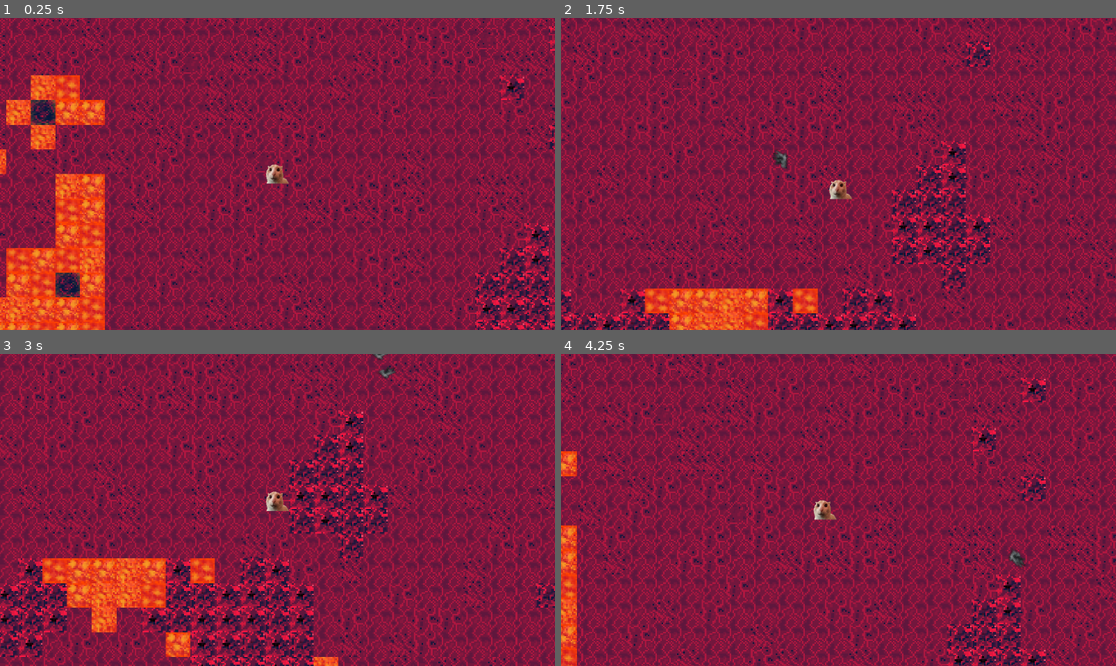
Above: before the commit, frames 1-4 (two rows, left to right).
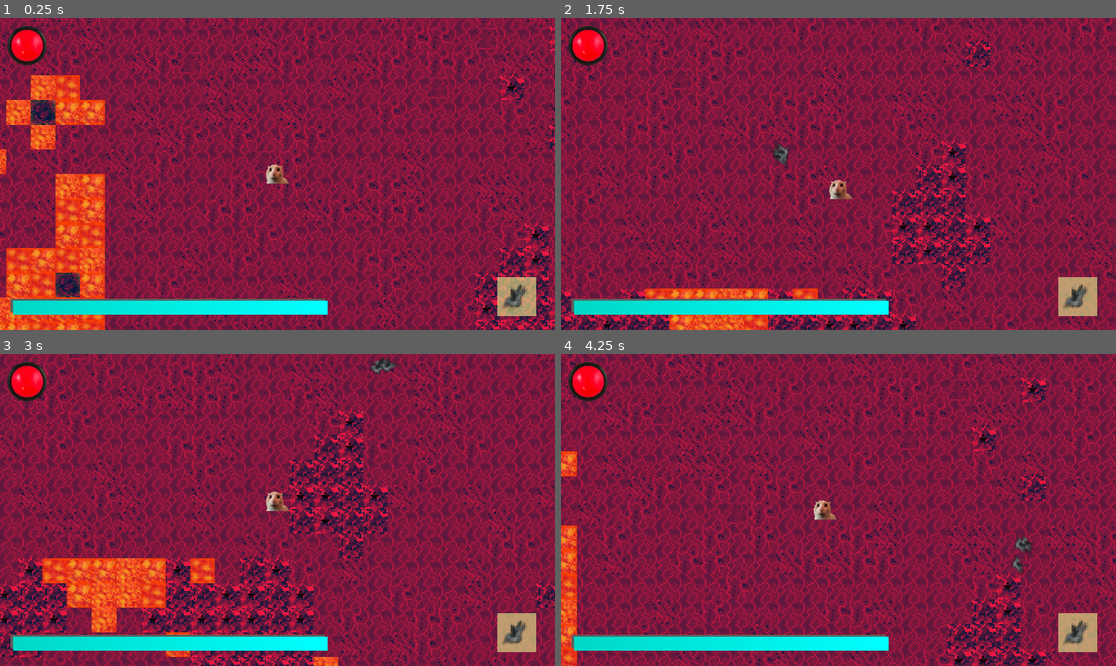
Above: after the commit, the same moments.

Repository: romanpopp/game-jam-2024
Game: Godot game, scene res://main.tscn
The game is run twice, just before and just after one commit, with the same random seed, the same clock (stepped at 60 frames per second) and the same inputs.
Inputs (mouse positions are in pixels of both pictures, inside the frame that each line leads up to):
- Up to frame 1 (0.25 s): no input
- Up to frame 2 (1.75 s): tap Enter at 0.5 s; move the mouse to (960, 158) at 0.52 s; press the mouse at (960, 158) at 0.53 s; hold D (right) 0.53-1.28 s; move the mouse to (727, 189) at 1.27 s; release the mouse at (727, 189) at 1.28 s; hold S (down) from 1.28 s (still down); tap Space (dodge) at 1.35 s; click (727, 189) at 1.55 s
- Up to frame 3 (3 s): move the mouse to (333, 441) at 2.02 s; release S (down) at 2.03 s; press the mouse at (333, 441) at 2.03 s; hold D (right) 2.03-2.78 s; move the mouse to (249, 572) at 2.77 s; release the mouse at (249, 572) at 2.78 s; hold W (up) from 2.78 s (still down); click (249, 572) at 2.85 s
- Up to frame 4 (4.25 s): move the mouse to (1005, 556) at 3.52 s; release W (up) at 3.53 s; hold A (left) from 3.53 s (still down); hold Space (dodge) from 3.53 s (still down); click (1005, 556) at 3.8 s

The runs differ from the first frame. In frame 1, 4.5% of the frame differs, in the area x 1-99%, y 2-99%; in frame 2, 4.7%; in frame 3, 4.8%, in the area x 1-97%, y 0-98%; in frame 4, 4.8%.

Commit message:
Created HUD and some pickups

Diff:
--- a/basicEnemy.tscn
+++ b/basicEnemy.tscn
@@ -1,7 +1,7 @@
 [gd_scene load_steps=4 format=3 uid="uid://bo8tjf50fxawe"]
 
 [ext_resource type="Script" path="res://logic/basicEnemy.gd" id="1_em3u8"]
-[ext_resource type="Texture2D" uid="uid://dn3w5f8qq6cdb" path="res://assets/basicEnemy.png" id="2_vou3f"]
+[ext_resource type="Texture2D" uid="uid://ca2hn7s60bvdc" path="res://assets/enemies/basicEnemy.png" id="2_7brlh"]
 
 [sub_resource type="CircleShape2D" id="CircleShape2D_b1bq4"]
 
@@ -15,7 +15,7 @@
 
 [node name="Sprite2D" type="Sprite2D" parent="."]
 scale = Vector2(1.5, 1.5)
-texture = ExtResource("2_vou3f")
+texture = ExtResource("2_7brlh")
 
 [node name="WanderTime" type="Timer" parent="."]
 
--- /dev/null
+++ b/hud.tscn
@@ -0,0 +1,124 @@
+[gd_scene load_steps=11 format=3 uid="uid://ce8fqxiyibn2"]
+
+[ext_resource type="Script" path="res://logic/hud.gd" id="1_63k8e"]
+[ext_resource type="Texture2D" uid="uid://dxvancaxeg2a7" path="res://assets/blank.png" id="2_i2xxb"]
+[ext_resource type="Texture2D" uid="uid://bp841ahcvx8m3" path="res://assets/particles/lint.png" id="2_yr4c4"]
+[ext_resource type="Texture2D" uid="uid://rh7roivymexv" path="res://assets/GIANT-RED-BUTTON.png" id="3_3bnkc"]
+[ext_resource type="Texture2D" uid="uid://1etlhae5oc3h" path="res://assets/hud/toast.png" id="3_j0le3"]
+[ext_resource type="Texture2D" uid="uid://cimbb1f74cj6s" path="res://assets/hud/toaster1.png" id="4_7iddg"]
+
+[sub_resource type="Gradient" id="Gradient_hslpf"]
+colors = PackedColorArray(0.374139, 0.374139, 0.374139, 1, 1, 1, 1, 1)
+
+[sub_resource type="GradientTexture2D" id="GradientTexture2D_ikxtc"]
+gradient = SubResource("Gradient_hslpf")
+fill_to = Vector2(0, 0)
+
+[sub_resource type="Gradient" id="Gradient_1xacr"]
+offsets = PackedFloat32Array(0, 0.985915)
+colors = PackedColorArray(0, 0.85098, 0.780392, 1, 0, 1, 1, 1)
+
+[sub_resource type="GradientTexture2D" id="GradientTexture2D_u32ar"]
+gradient = SubResource("Gradient_1xacr")
+
+[node name="HUD" type="CanvasLayer"]
+script = ExtResource("1_63k8e")
+
+[node name="Healthbar" type="TextureProgressBar" parent="."]
+anchors_preset = 2
+anchor_top = 1.0
+anchor_bottom = 1.0
+offset_left = 22.0
+offset_top = -64.9999
+offset_right = 86.0
+offset_bottom = -0.999939
+grow_vertical = 0
+scale = Vector2(10.2, 0.439999)
+value = 100.0
+texture_under = SubResource("GradientTexture2D_ikxtc")
+texture_progress = SubResource("GradientTexture2D_u32ar")
+texture_progress_offset = Vector2(0.5, 10)
+
+[node name="AmmoBar" type="TextureProgressBar" parent="."]
+anchors_preset = 3
+anchor_left = 1.0
+anchor_top = 1.0
+anchor_right = 1.0
+anchor_bottom = 1.0
+offset_left = -82.0
+offset_top = -341.0
+offset_right = 622.0
+offset_bottom = 55.0
+grow_horizontal = 0
+grow_vertical = 0
+scale = Vector2(7, 7)
+value = 100.0
+fill_mode = 3
+texture_progress = ExtResource("2_i2xxb")
+
+[node name="BreadBar" type="TextureProgressBar" parent="."]
+anchors_preset = 3
+anchor_left = 1.0
+anchor_top = 1.0
+anchor_right = 1.0
+anchor_bottom = 1.0
+offset_left = -119.0
+offset_top = -337.0
+offset_right = -79.0
+offset_bottom = -297.0
+grow_horizontal = 0
+grow_vertical = 0
+scale = Vector2(3.5, 3.5)
+value = 100.0
+fill_mode = 3
+texture_progress = ExtResource("3_j0le3")
+
+[node name="ToastMeter" type="TextureRect" parent="."]
+anchors_preset = 3
+anchor_left = 1.0
+anchor_top = 1.0
+anchor_right = 1.0
+anchor_bottom = 1.0
+offset_left = -119.0
+offset_top = -204.0
+offset_right = -77.0
+offset_bottom = -164.0
+grow_horizontal = 0
+grow_vertical = 0
+scale = Vector2(2, 1.667)
+texture = ExtResource("4_7iddg")
+
+[node name="WeaponDisplay" type="ColorRect" parent="."]
+anchors_preset = 3
+anchor_left = 1.0
+anchor_top = 1.0
+anchor_right = 1.0
+anchor_bottom = 1.0
+offset_left = -120.0
+offset_top = -110.0
+offset_right = -80.0
+offset_bottom = -70.0
+grow_horizontal = 0
+grow_vertical = 0
+scale = Vector2(2.02656, 2.02656)
+color = Color(0.854902, 0.847059, 0.529412, 0.686275)
+
+[node name="WeaponTexture" type="TextureRect" parent="WeaponDisplay"]
+layout_mode = 0
+offset_left = 5.42792
+offset_top = 5.42792
+offset_right = 45.4279
+offset_bottom = 45.4279
+scale = Vector2(0.724901, 0.724901)
+texture = ExtResource("2_yr4c4")
+
+[node name="Quit" type="Button" parent="."]
+offset_left = 15.0
+offset_top = 16.0
+offset_right = 1047.0
+offset_bottom = 1048.0
+scale = Vector2(0.08, 0.08)
+icon = ExtResource("3_3bnkc")
+flat = true
+
+[connection signal="button_down" from="Quit" to="." method="_quit"]
--- a/logic/basicEnemy.gd
+++ b/logic/basicEnemy.gd
@@ -1,7 +1,7 @@
 extends CharacterBody2D
 
 # Movement variables
-@export var defaultSpeed = 1700
+var defaultSpeed = 1700
 var speed = defaultSpeed
 var accel = speed * 10
 @warning_ignore("integer_division")
--- /dev/null
+++ b/logic/hud.gd
@@ -0,0 +1,56 @@
+extends CanvasLayer
+const Weapon = preload("res://logic/idEnum.gd").Weapon
+
+@onready var bar: TextureProgressBar = get_node("Healthbar")
+@onready var node = get_node("WeaponDisplay/WeaponTexture")
+@onready var ammoBar: TextureProgressBar = get_node("AmmoBar")
+
+@onready var breadBar: TextureProgressBar = get_node("BreadBar")
+@onready var toasterDamage = get_node("ToastMeter")
+
+const toasterSprite = [
+	"res://assets/hud/toaster5.png",
+	"res://assets/hud/toaster4.png",
+	"res://assets/hud/toaster3.png",
+	"res://assets/hud/toaster2.png",
+	"res://assets/hud/toaster1.png",
+]
+
+func health_change(amt):
+	bar.value += amt
+
+func change_weapon(type):
+	match type:
+		Weapon.default:
+			node.texture = load("res://assets/particles/lint.png")
+			ammoBar.texture_progress = load("res://assets/blank.png")
+		Weapon.cigarette:
+			node.texture = load("res://assets/weapons/cigarette.png")
+			ammoBar.texture_progress = load("res://assets/hud/cigBurn.png")
+		Weapon.stapler:
+			node.texture = load("res://assets/weapons/stapler.png")
+			ammoBar.texture_progress = load("res://assets/hud/staplebar.png")
+		Weapon.toaster:
+			breadBar.visible = true
+			toasterDamage.visible = true
+			breadBar.value = 100
+			toasterDamage.texture = load(toasterSprite[4])
+			node.texture = load("res://assets/weapons/toasterOnGround.png")
+			ammoBar.texture_progress = load("res://assets/blank.png")
+	if type != Weapon.toaster:
+		breadBar.visible = false
+		toasterDamage.visible = false
+	ammoBar.value = 100
+
+func update_ammo(percent):
+	print(percent)
+	ammoBar.value = percent
+
+func update_toaster(toastCount, durabilityStage):
+	if (durabilityStage < 0):
+		change_weapon(Weapon.default)
+	toasterDamage.texture = load(toasterSprite[durabilityStage])
+	breadBar.value = toastCount
+
+func _quit():
+	get_tree().quit()
--- a/logic/idEnum.gd
+++ b/logic/idEnum.gd
@@ -8,7 +8,7 @@
 enum Weapon {
 	# Assigns durability to weapon types
 	default = 0,
-	cigarette = 20,
-	stapler = 60,
-	toaster = 40
+	cigarette = 30,
+	stapler = 40,
+	toaster = 100
 }
--- a/logic/player.gd
+++ b/logic/player.gd
@@ -15,6 +15,7 @@
 
 # HP settings
 @export var hp = 100
+signal healthChange(amt)
 
 # Stat buff variables
 var speedBoost = false
@@ -24,13 +25,21 @@
 
 # Weapon settings
 @export var projectileScene: PackedScene
+@export var toasterScene: PackedScene
 var currentWeapon = Weapon.default
 var canShoot = true
-var durability = 0
+var durability: float = 0.0
+var maxDurability: float = 0.0
+var toasterObject = null
+signal changeWeaponUI(type)
+signal updateAmmoUI(percent)
 
 # Set timer wait times
 func _ready():
 	$DodgeCD.wait_time = dodgeCD
+	healthChange.connect(get_tree().root.get_node("Main/HUD").health_change)
+	changeWeaponUI.connect(get_tree().root.get_node("Main/HUD").change_weapon)
+	updateAmmoUI.connect(get_tree().root.get_node("Main/HUD").update_ammo)
 
 # Checking for button presses
 func _process(delta):
@@ -41,11 +50,13 @@
 	if durability <= 0:
 		durability = 0
 		currentWeapon = Weapon.default
+		changeWeaponUI.emit(Weapon.default)
 		$ShootCD.wait_time = 0.8
 
 	# Durability for cigarette
 	if currentWeapon == Weapon.cigarette:
 		durability -= delta
+		updateAmmoUI.emit(durability / maxDurability * 100)
 
 # Physics processing
 func _physics_process(delta):
@@ -73,12 +84,13 @@
 	$ShootCD.start()
 	match currentWeapon:
 		Weapon.default:
-			instantiate_projectiles(2)
+			instantiate_projectiles(3)
 		Weapon.cigarette:
 			instantiate_projectiles(randi_range(4, 7))
 		Weapon.stapler:
 			instantiate_projectiles(1)
 			durability -= 1
+			updateAmmoUI.emit(durability / maxDurability * 100)
 		Weapon.toaster:
 			pass
 
@@ -87,21 +99,38 @@
 	match id:
 		ID.dayquil: # Health up and temporary speed boost
 			speed = defaultSpeed * speedMultiplier
+			take_damage(-15)
 		ID.nyquil: # Greater health up and temporary damage boost
 			damageBoost = true
 			$DmgBoostTimer.start()
 			damageParticles.emitting = true
+			take_damage(-25)
 		ID.cigarette: # Fires 3-5 ash projectiles that burn, has a timer
+			if toasterObject != null:
+				toasterObject.queue_free()
 			currentWeapon = Weapon.cigarette
 			durability = int(Weapon.cigarette)
+			maxDurability = int(Weapon.cigarette)
 			$ShootCD.wait_time = 0.6
+			changeWeaponUI.emit(Weapon.cigarette)
 		ID.stapler: # Fires large staples that knock back, has limited ammo
+			if toasterObject != null:
+				toasterObject.queue_free()
 			currentWeapon = Weapon.stapler
 			durability = int(Weapon.stapler)
+			maxDurability = int(Weapon.stapler)
 			$ShootCD.wait_time = 0.4
+			changeWeaponUI.emit(Weapon.stapler)
 		ID.toaster: # Melee flail weapon, has limited durability
+			if toasterObject != null:
+				toasterObject.queue_free()
 			currentWeapon = Weapon.toaster
 			durability = int(Weapon.toaster)
+			maxDurability = int(Weapon.toaster)
+			changeWeaponUI.emit(Weapon.toaster)
+			toasterObject = toasterScene.instantiate()
+			add_child(toasterObject)
+			toasterObject.start()
 		_: print("no ID")
 
 func instantiate_projectiles(n: int):
@@ -112,7 +141,7 @@
 
 func take_damage(dmg):
 	hp -= dmg
-	print (hp)
+	healthChange.emit(-dmg)
 
 # Called by DodgeCD timer after timeout
 func _on_dodge_cd_timeout():
@@ -122,7 +151,7 @@
 func _on_shoot_cd_timeout():
 	canShoot = true
 
-
+# Called by DmgBoostTimer after timeout
 func _on_dmg_boost_timeout():
 	damageBoost = false
 	damageParticles.emitting = false
--- a/logic/projectile.gd
+++ b/logic/projectile.gd
@@ -30,9 +30,9 @@
 		Weapon.cigarette:
 			spread = PI/4
 			speed = randf_range(-700, -900)
-			drag = randf_range(-30, -20)
+			drag = randf_range(-30, -15)
 			damage = 1
-			pierce = 2
+			pierce = 10
 			knockback = 0
 			$Lifetime.wait_time = randf_range(1, 1.5)
 			var spriteStr = load(imgArray[1])
@@ -42,14 +42,26 @@
 			speed = -1300
 			drag = 0
 			damage = 4
-			pierce = 1
-			knockback = 15
+			pierce = 2
+			knockback = 20
 			$Lifetime.wait_time = 1
 			var spriteStr = load(imgArray[2])
 			spriteNode.texture = spriteStr
+		Weapon.toaster:
+			spread = 0
+			speed = -1000
+			drag = 0
+			damage = 2
+			pierce = 0
+			knockback = 3
+			$Lifetime.wait_time = 0.5
+			var spriteStr = load(imgArray[3])
+			spriteNode.texture = spriteStr
+			$Lifetime.start()
 		_: print("no weapon type specified")
-	look_at(get_global_mouse_position())
-	rotate(PI/2 + randf()*spread - randf()*spread)
+	if type != Weapon.toaster:
+		look_at(get_global_mouse_position())
+		rotate(PI/2 + randf()*spread - randf()*spread)
 	$Lifetime.start()
 	if boosted:
 		damage += 3
--- a/logic/testSpawning.gd
+++ b/logic/testSpawning.gd
@@ -24,6 +24,7 @@
 	create_pickup(ID.nyquil, Vector2(200, 100))
 	create_pickup(ID.cigarette, Vector2(300, 100))
 	create_pickup(ID.stapler, Vector2(400, 100))
+	create_pickup(ID.toaster, Vector2(500, 100))
 
 	create_enemy(Vector2(-300, -300))
 	create_enemy(Vector2(-500, -300))
--- /dev/null
+++ b/logic/toaster.gd
@@ -0,0 +1,44 @@
+extends Area2D
+const Weapon = preload("res://logic/idEnum.gd").Weapon
+
+@export var maxRotationRate = -20
+@export var minRotationRate = 3
+var rotationRate = minRotationRate
+@export var damage = 1
+@export var toastDamage = 2
+@export var knockback = 20
+var durability = 4
+var shots = float(Weapon.toaster)
+signal updateToasterUI(toastCount, durabilityStage)
+
+@export var projectileScene: PackedScene
+
+func start():
+	updateToasterUI.connect(get_tree().root.get_node("Main/HUD").update_toaster)
+
+func _physics_process(delta):
+	if Input.is_action_pressed("shoot"):
+		if rotationRate > maxRotationRate:
+			rotationRate -= 5 * delta
+		else:
+			if randf() > 0.91 && shots > 0:
+				shots -= 1
+				updateToasterUI.emit(shots / Weapon.toaster * 100, durability)
+				var projectile = projectileScene.instantiate()
+				get_tree().root.add_child(projectile)
+				projectile.start(Weapon.toaster, get_node("CollisionShape2D").global_position, false)
+				projectile.rotation = rotation - 3 * PI / 4
+	else:
+		if rotationRate < minRotationRate:
+			rotationRate += 10 * delta
+	rotate(rotationRate * delta)
+
+# Damageinator
+func _on_body_entered(body):
+	if body.is_in_group("Enemy"):
+		body.call("take_damage", damage)
+		body.call("knock_back", knockback*100)
+		if randf() > 0.84:
+			durability -= 1
+			updateToasterUI.emit(shots / Weapon.toaster * 100, durability)
+			if durability < 0: queue_free()
--- a/main.tscn
+++ b/main.tscn
@@ -1,8 +1,9 @@
-[gd_scene load_steps=31 format=3 uid="uid://bnm1tmofj146x"]
+[gd_scene load_steps=33 format=3 uid="uid://bnm1tmofj146x"]
 
 [ext_resource type="Texture2D" uid="uid://cmxa1rg8yituf" path="res://catevido.png" id="1_0dyxt"]
 [ext_resource type="Script" path="res://logic/player.gd" id="1_bwaj2"]
-[ext_resource type="PackedScene" path="res://projectile.tscn" id="2_lvmhd"]
+[ext_resource type="PackedScene" uid="uid://bvmmq0pwftwpk" path="res://projectile.tscn" id="2_lvmhd"]
+[ext_resource type="PackedScene" uid="uid://rc7um343nsgw" path="res://toaster.tscn" id="3_5yltg"]
 [ext_resource type="Texture2D" uid="uid://ydmaqhgnky6v" path="res://assets/tiles/floor-0.png" id="3_rewqo"]
 [ext_resource type="Script" path="res://logic/terrain.gd" id="3_wj3d7"]
 [ext_resource type="Texture2D" uid="uid://c1h0iop8m3bh2" path="res://assets/tiles/floor-1.png" id="4_3plf3"]
@@ -15,6 +16,7 @@
 [ext_resource type="Texture2D" uid="uid://6giygjbuxn8h" path="res://assets/tiles/lava-2.png" id="9_yfu4m"]
 [ext_resource type="Texture2D" uid="uid://b8vot5pdyvars" path="res://assets/tiles/rare-rock-0.png" id="11_tvixc"]
 [ext_resource type="Texture2D" uid="uid://8thenkdwoxrx" path="res://assets/tiles/rare-rock-1.png" id="12_i540a"]
+[ext_resource type="PackedScene" uid="uid://ce8fqxiyibn2" path="res://hud.tscn" id="17_8nyws"]
 
 [sub_resource type="RectangleShape2D" id="RectangleShape2D_nswdj"]
 size = Vector2(60, 60)
@@ -88,6 +90,7 @@
 top_level = true
 script = ExtResource("1_bwaj2")
 projectileScene = ExtResource("2_lvmhd")
+toasterScene = ExtResource("3_5yltg")
 
 [node name="CollisionShape2D" type="CollisionShape2D" parent="Player"]
 shape = SubResource("RectangleShape2D_nswdj")
@@ -156,6 +159,8 @@
 format = 2
 script = ExtResource("3_wj3d7")
 
+[node name="HUD" parent="." instance=ExtResource("17_8nyws")]
+
 [connection signal="timeout" from="Player/DodgeCD" to="Player" method="_on_dodge_cd_timeout"]
 [connection signal="timeout" from="Player/ShootCD" to="Player" method="_on_shoot_cd_timeout"]
 [connection signal="timeout" from="Player/DmgBoostTimer" to="Player" method="_on_dmg_boost_timeout"]
--- a/pickup.tscn
+++ b/pickup.tscn
@@ -8,9 +8,10 @@
 [sub_resource type="PlaceholderTexture2D" id="PlaceholderTexture2D_dxg0q"]
 
 [node name="Pickup" type="Area2D"]
+position = Vector2(1, 0)
 scale = Vector2(1.2, 1.2)
 script = ExtResource("1_y8bqr")
-imgArray = ["res://assets/buffs/dayquil.png", "res://assets/buffs/nyquil.png", "res://assets/weapons/cigarette.png", "res://assets/weapons/stapler.png"]
+imgArray = ["res://assets/buffs/dayquil.png", "res://assets/buffs/nyquil.png", "res://assets/weapons/cigarette.png", "res://assets/weapons/stapler.png", "res://assets/weapons/toasterOnGround.png"]
 
 [node name="CollisionShape2D" type="CollisionShape2D" parent="."]
 scale = Vector2(3, 3)
--- a/project.godot
+++ b/project.godot
@@ -13,7 +13,6 @@
 config/name="game-jam-2024"
 run/main_scene="res://main.tscn"
 config/features=PackedStringArray("4.2", "Forward Plus")
-config/icon="res://icon.svg"
 
 [input]
 
@@ -51,4 +50,4 @@
 [rendering]
 
 textures/canvas_textures/default_texture_filter=0
-environment/defaults/default_clear_color=Color(0.729412, 0.729412, 0.729412, 1)
+environment/defaults/default_clear_color=Color(0.411765, 0.411765, 0.411765, 1)
--- a/projectile.tscn
+++ b/projectile.tscn
@@ -9,7 +9,7 @@
 [node name="Projectile" type="Area2D"]
 scale = Vector2(1.5, 1.5)
 script = ExtResource("1_fli82")
-imgArray = ["res://assets/particles/lint.png", "res://assets/particles/ash.png", "res://assets/particles/staple.png"]
+imgArray = ["res://assets/particles/lint.png", "res://assets/particles/fireball.png", "res://assets/particles/staple.png", "res://assets/particles/toast.png"]
 
 [node name="CollisionShape2D" type="CollisionShape2D" parent="."]
 scale = Vector2(1.5, 1.5)
--- /dev/null
+++ b/toaster.tscn
@@ -0,0 +1,22 @@
+[gd_scene load_steps=5 format=3 uid="uid://rc7um343nsgw"]
+
+[ext_resource type="Script" path="res://logic/toaster.gd" id="1_3qtds"]
+[ext_resource type="Texture2D" uid="uid://3kdfbcm6y5lb" path="res://assets/weapons/toasterFlail.png" id="1_rxfkw"]
+[ext_resource type="PackedScene" uid="uid://bvmmq0pwftwpk" path="res://projectile.tscn" id="2_jhc2x"]
+
+[sub_resource type="CircleShape2D" id="CircleShape2D_dnypi"]
+
+[node name="toaster" type="Area2D"]
+scale = Vector2(5, 5)
+script = ExtResource("1_3qtds")
+projectileScene = ExtResource("2_jhc2x")
+
+[node name="CollisionShape2D" type="CollisionShape2D" parent="."]
+position = Vector2(-25, -25)
+shape = SubResource("CircleShape2D_dnypi")
+
+[node name="Sprite2D" type="Sprite2D" parent="."]
+texture = ExtResource("1_rxfkw")
+offset = Vector2(-16, -16)
+
+[connection signal="body_entered" from="." to="." method="_on_body_entered"]
Binary file added: assets/GIANT-RED-BUTTON.png
Not shown, added: assets/GIANT-RED-BUTTON.png.import
Binary file added: assets/blank.png
Not shown, added: assets/blank.png.import
Binary file added: assets/hud/cigBurn.png
Not shown, added: assets/hud/cigBurn.png.import
Binary file added: assets/hud/cigarBurn.png
Not shown, changed: assets/hud/cigarBurn.png.import
Binary file added: assets/hud/staplebar.png
Not shown, changed: assets/hud/staplebar.png.import
Binary file added: assets/hud/toast.png
Not shown, changed: assets/hud/toast.png.import
(and 49 more such lines)
